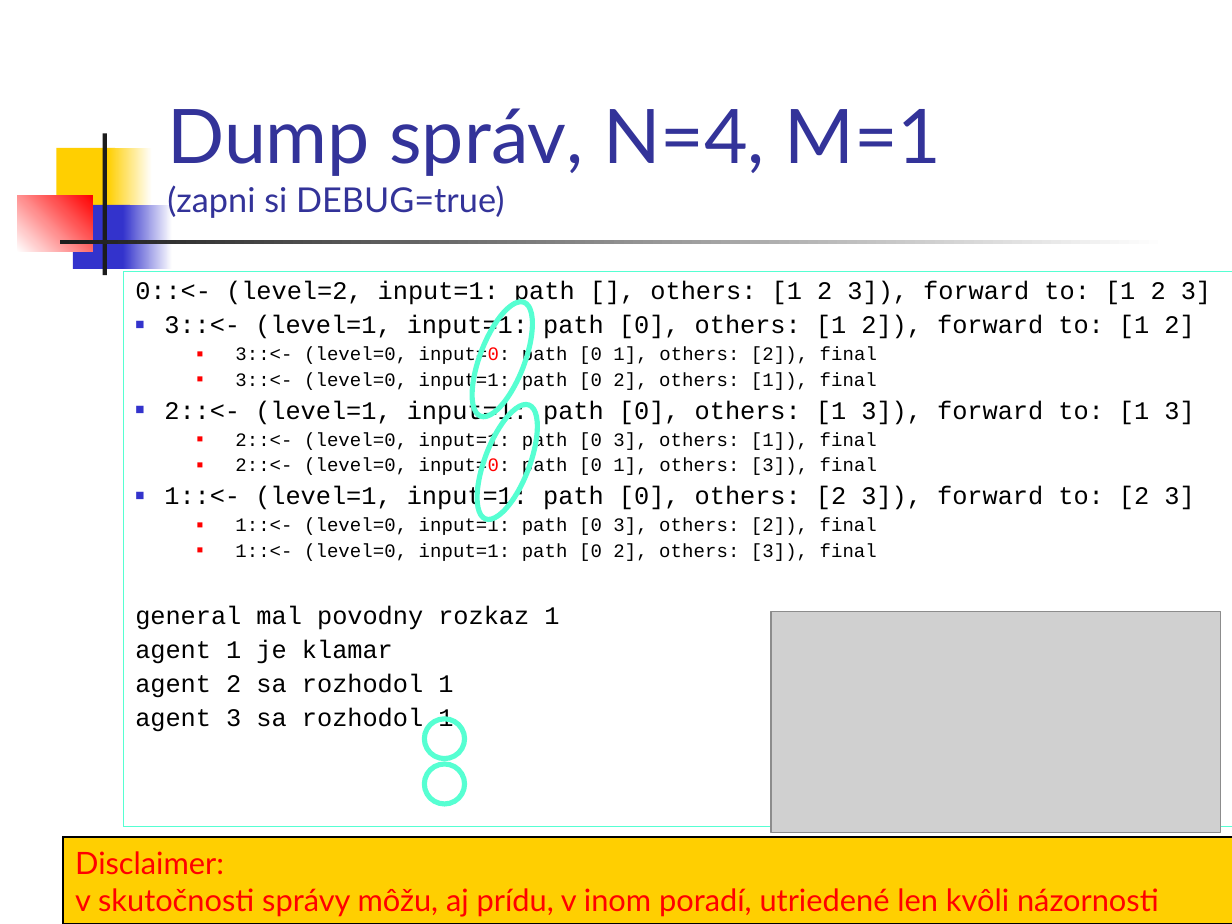
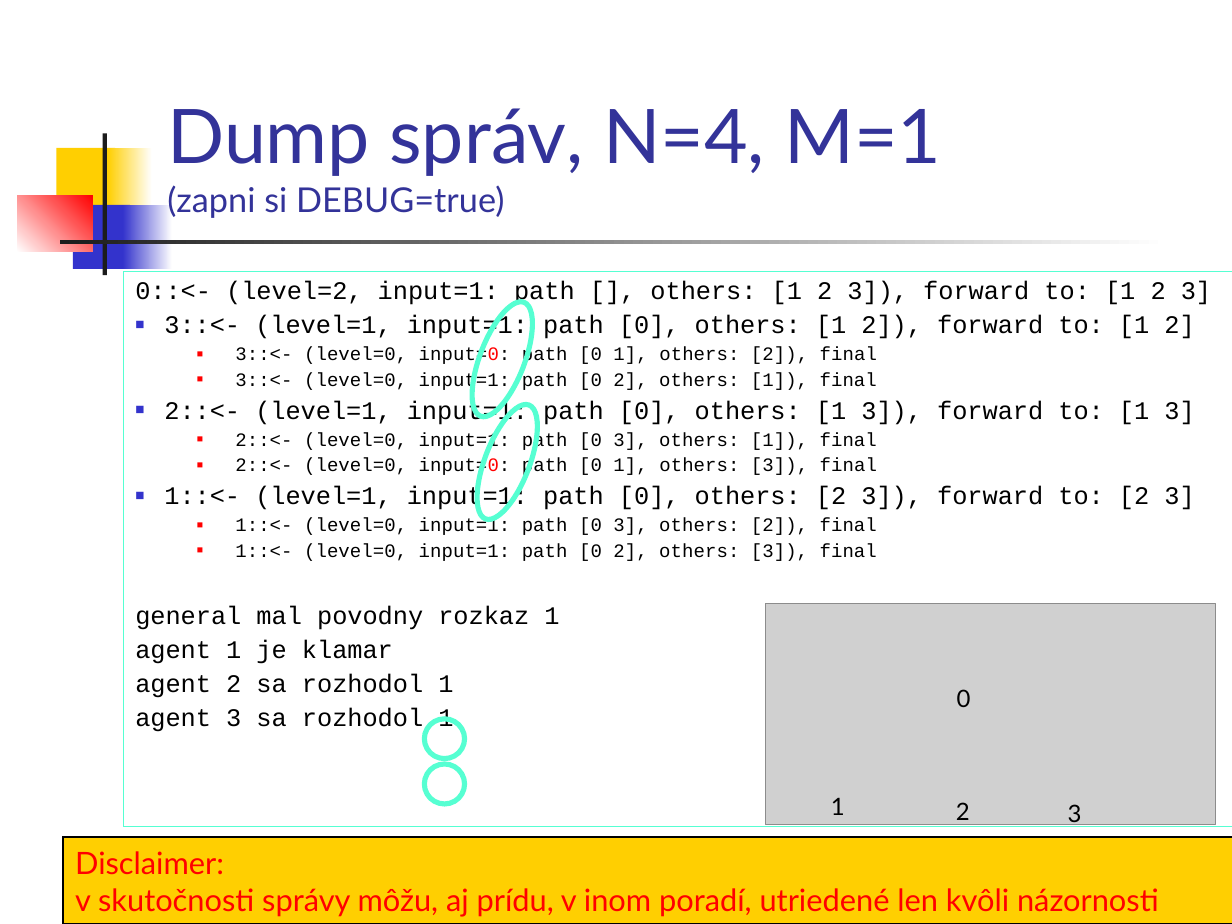
Before and after one commit to paradigmy/Prednasky, a slide deck: slide 19 of 05/BGP.ppt. Drawn at 1232x924 pixels with LibreOffice and Linux fonts; fonts in the diff are those of the drawing; grey boxes stand for pictures. Boxes give left, top, right and bottom in pixels: in the first picture for what was removed or moved away, otherwise in the second. Text is boxed around its words. In the diff, an @@ line names an element or a change of style, - is before the commit and + after.

```diff
--- a/05/BGP.ppt
+++ b/05/BGP.ppt
@@ picture: place and size @@
-picture at [771,611,1221,833]
+picture at [766,604,1216,825]
@@ text added at [957,689,971,707], 14 pt, text #000000 @@
+0
@@ text added at [831,797,845,815], 14 pt, text #000000 @@
+1
@@ text added at [956,802,970,826], 14 pt, text #000000 @@
+2
@@ text added at [1068,804,1082,828], 14 pt, text #000000 @@
+3
```
Also in this commit, not shown: 4 other slides changed, 3 other files.
